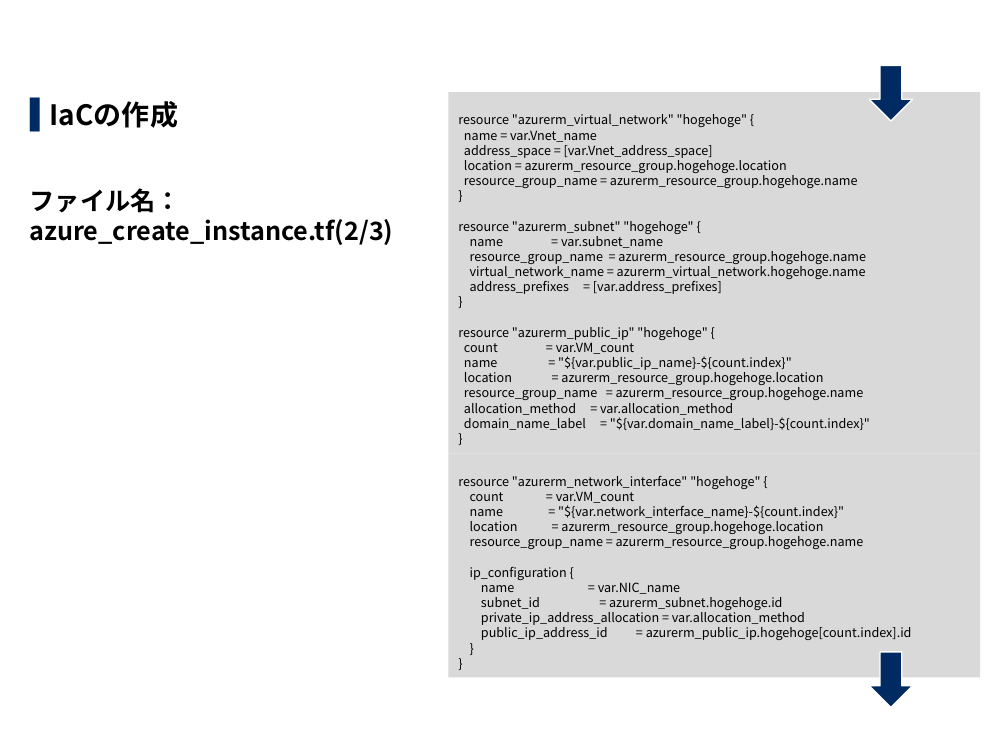
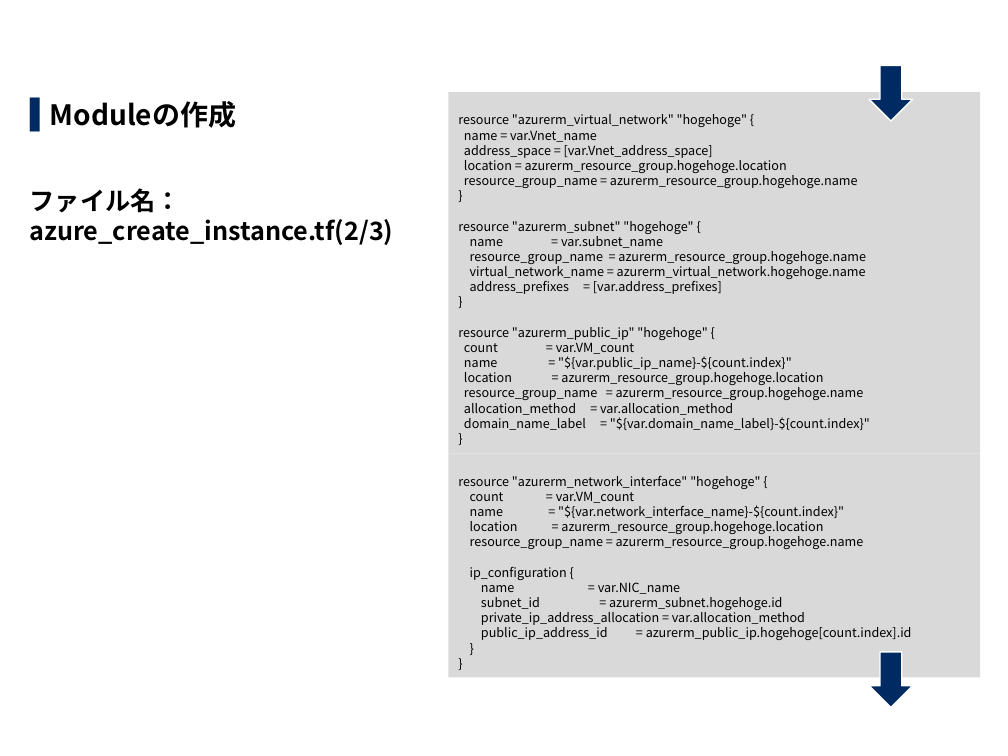
Before and after one commit to exastro-suite/it-automation-docs, a slide deck: slide 12 of asset/Learn_ja/ITA-Terraform-driver-practice_ja.pptx. Drawn at 1008x756 pixels with LibreOffice and Linux fonts; fonts in the diff are those of the drawing; background and template pictures are left out. Boxes give left, top, right and bottom in pixels: in the first picture for what was removed or moved away, otherwise in the second. Text is boxed around its words. In the diff, an @@ line names an element or a change of style, - is before the commit and + after.

```diff
--- a/asset/Learn_ja/ITA-Terraform-driver-practice_ja.pptx
+++ b/asset/Learn_ja/ITA-Terraform-driver-practice_ja.pptx
@@ text at <box>50,101,237,128</box>: text changed @@
-▌ IaCの作成
+▌ Moduleの作成
```
Also in this commit, not shown: 20 other slides changed, 9 slides added, 1 other file.
